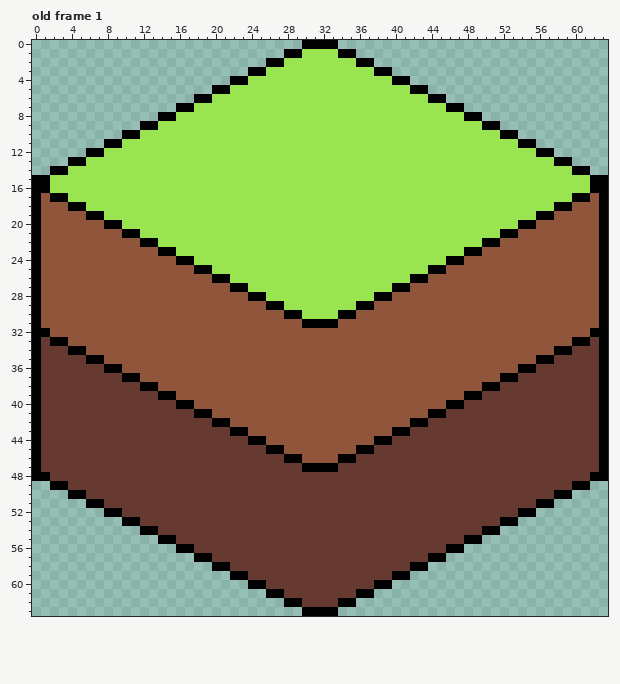
One commit to this pixel-art file: assets/tileset.aseprite. Above is the file before it was changed.
64x64 pixels, 3 frames. Shown: old frame 1. The commit also changed other frames, which this record leaves out.
The same view after the edit:
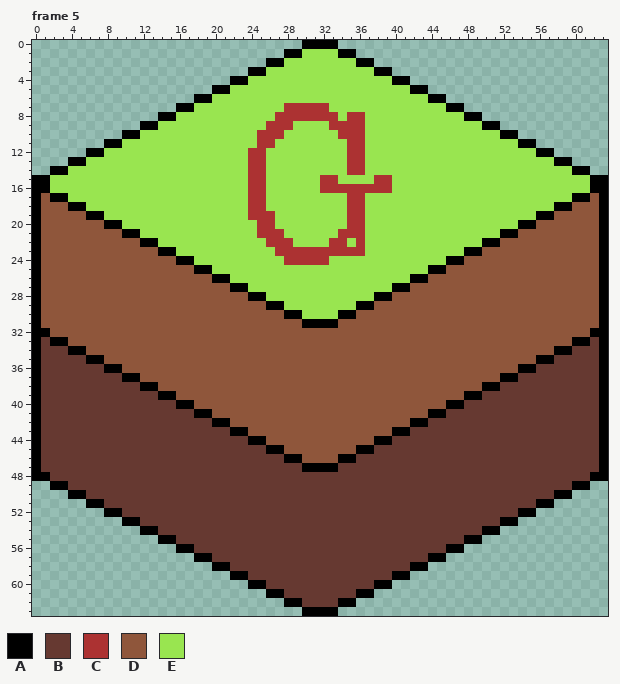
Palette (. is transparent): A #000000  B #663931  C #ac3232  D #8f563b  E #99e550
A new or re-ordered frame is compared with the old frame closest to it.
Difference:
frames 3 -> 5
Frame 5 is new; against old frame 1:
Colour E becomes colour C in row 7 at x 28 to 32; in row 8 at x 27 to 33 and 35 to 36; in row 9 at x 26 to 28 and 33 to 36; in row 10 at x 25 to 27 and 34 to 36; in row 11 at x 25 to 26 and 35 to 36; in rows 12 to 14 at x 24 to 25 and 35 to 36.
Colour E becomes colour C in row 15 at x 24 to 25, 32 to 33 and 38 to 39; in row 16 at x 24 to 25 and 32 to 39; in rows 17 to 18 at x 24 to 25 and 35 to 36; in row 19 at x 24 to 26 and 35 to 36; in row 20 at x 25 to 26 and 35 to 36; in row 21 at x 25 to 27 and 34 to 36.
Colour E becomes colour C in row 22 at x 26 to 28, 33 to 34 and 36; in row 23 at x 27 to 36; in row 24 at x 28 to 32.
